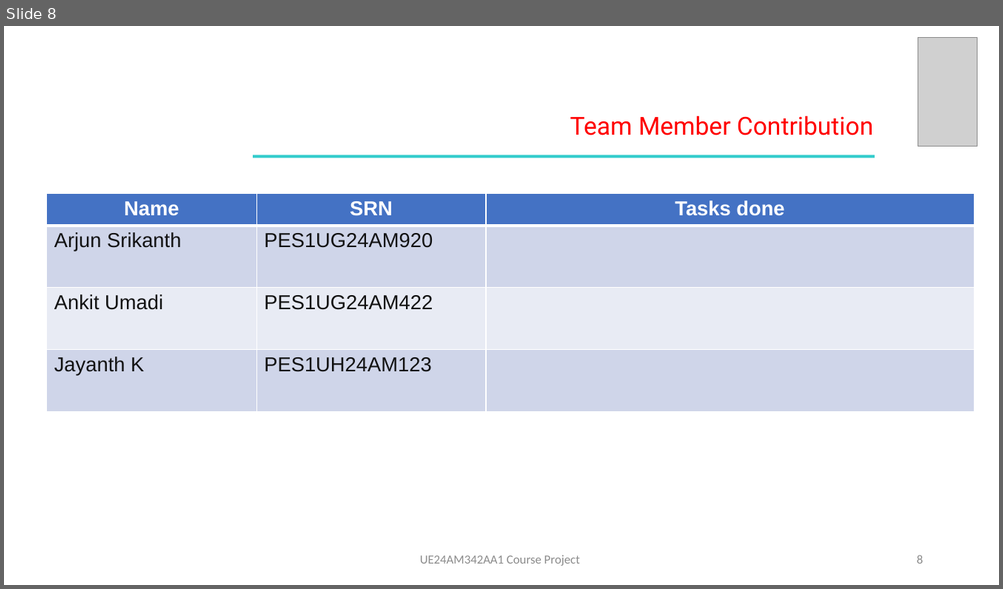
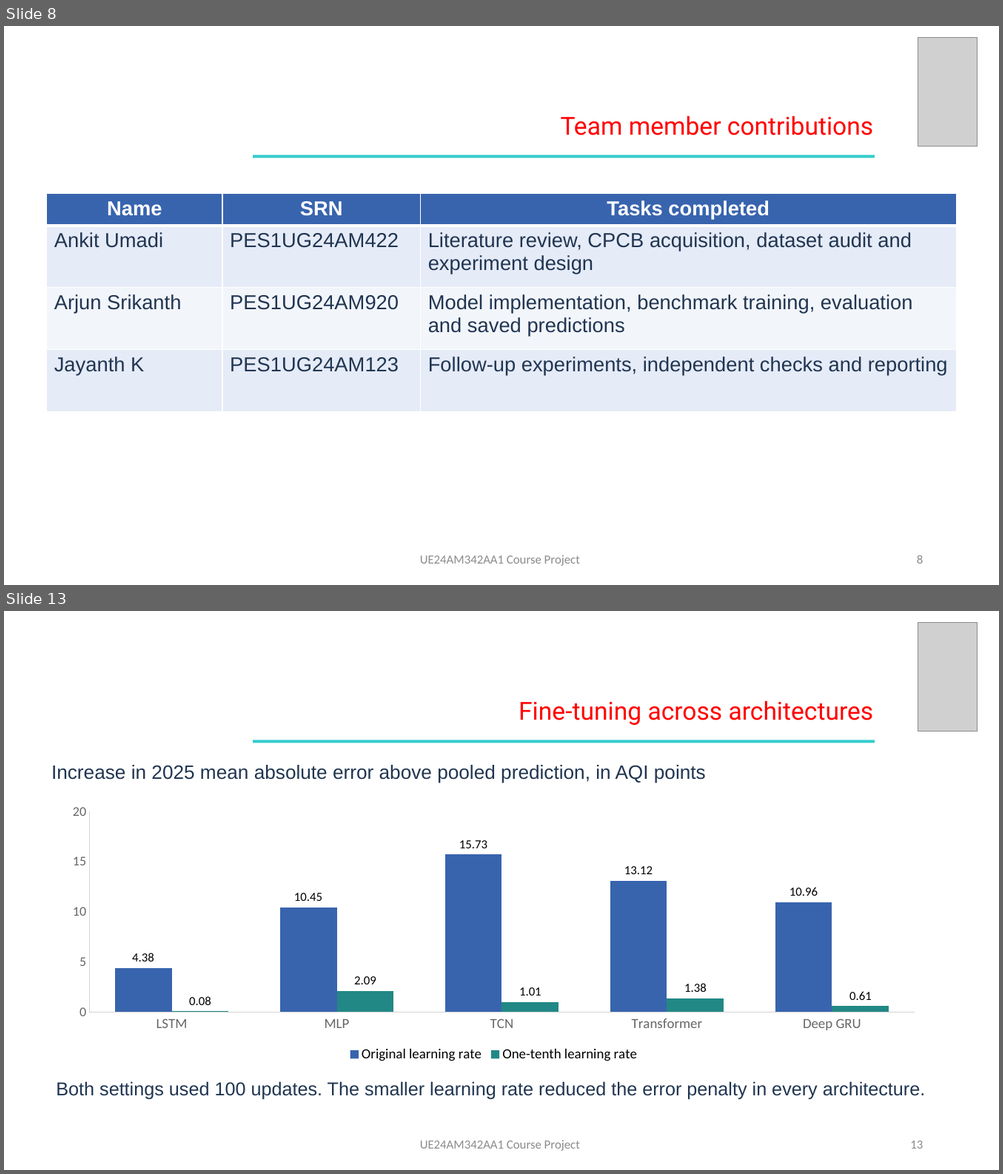
Before and after one commit to arjunsrikanthh/afml-course-project, a slide deck: slides/AFML_Final_Presentation.pptx. Shown one above the other, each under a label of ours: slide 8 before the commit, slides 8 and 13 after it; the slides between them are not shown. The pictures are 1003x589 and 1003x1174 pixels, drawn with LibreOffice and Linux fonts; fonts in the diff are those of the drawing; grey boxes stand for pictures. Boxes give left, top, right and bottom in pixels: in the first picture for what was removed or moved away, otherwise in the second. Text is boxed around its words. In the diff, an @@ line names an element or a change of style, - is before the commit and + after.

```diff
--- a/slides/AFML_Final_Presentation.pptx
+++ b/slides/AFML_Final_Presentation.pptx
@@ slide 13 added at [4, 611, 999, 1170], background #FFFFFF @@
@@ picture added at [918, 623, 978, 731] @@
@@ text added at [518, 701, 874, 725], 24 pt, text #FF0000 @@
+Fine-tuning across architectures
@@ rectangle added at [253, 740, 874, 743], fill #33CCCC @@
@@ text added at [51, 765, 706, 783], 18.8 pt, text #203551 @@
+Increase in 2025 mean absolute error above pooled prediction, in AQI points
@@ column chart added at [56, 798, 932, 1066] @@
+categories: LSTM, MLP, TCN, Transformer, Deep GRU
+Original learning rate: 4.38, 10.45, 15.73, 13.12, 10.96
+One-tenth learning rate: 0.08, 2.09, 1.01, 1.38, 0.61
@@ text added at [56, 1082, 925, 1099], 18 pt, text #203551 @@
+Both settings used 100 updates. The smaller learning rate reduced the error penalty in every architecture.
@@ text added at [420, 1140, 580, 1151], 12 pt, text #8C8C8C @@
+UE24AM342AA1 Course Project
@@ page number added at [910, 1141, 922, 1149], 12 pt, text #8B8B8B @@
+13
@@ slide 8 changed as well @@
@@ text at [560, 116, 873, 136]: text changed @@
-Team Member Contribution
+Team member contributions
@@ table at [46, 194, 956, 466] @@
-row 1, column 3: Tasks done
+row 1, column 3: Tasks completed
-row 2: Arjun Srikanth | PES1UG24AM920 | 
+row 2: Ankit Umadi | PES1UG24AM422 | Literature review, CPCB acquisition, dataset audit and experiment design
-row 3: Ankit Umadi | PES1UG24AM422 | 
+row 3: Arjun Srikanth | PES1UG24AM920 | Model implementation, benchmark training, evaluation and saved predictions
-row 4, column 2: PES1UH24AM123
+row 4, column 2: PES1UG24AM123
-row 4, column 3: 
+row 4, column 3: Follow-up experiments, independent checks and reporting
@@ fill #4472C4 to #3864AE in row 1 @@
@@ fill #CFD5EA to #E5EBF7 in 6 cells @@
@@ fill #E9EBF5 to #F2F5FA in row 3 @@
@@ text colour #111111 to #203551 in "Jayanth K" @@
@@ table: place and size @@
-table at [46, 194, 973, 462]
+table at [46, 194, 956, 466]
```
Also in this commit, not shown: 5 other slides changed, 7 other slides added, 6 slides removed, 35 other files.
